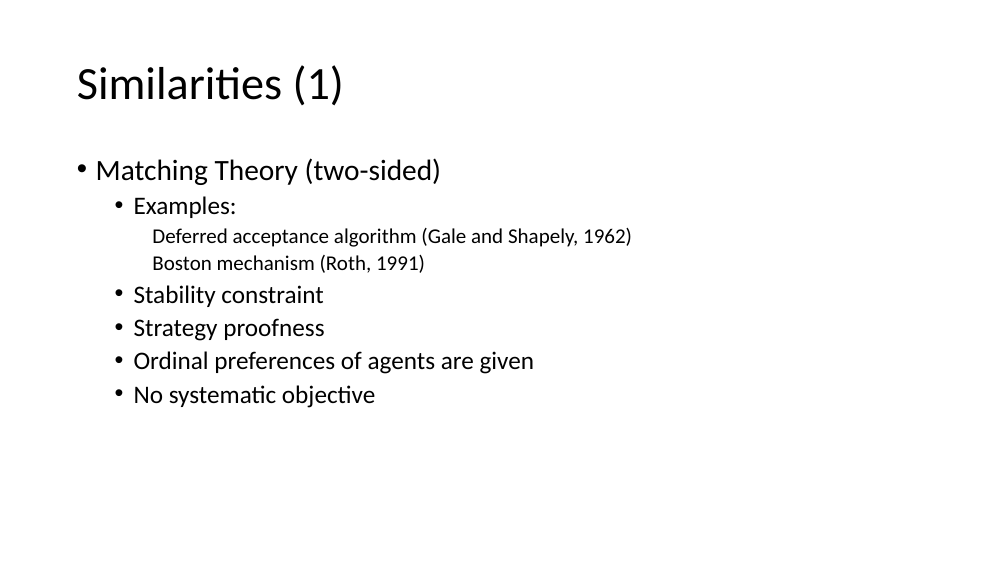
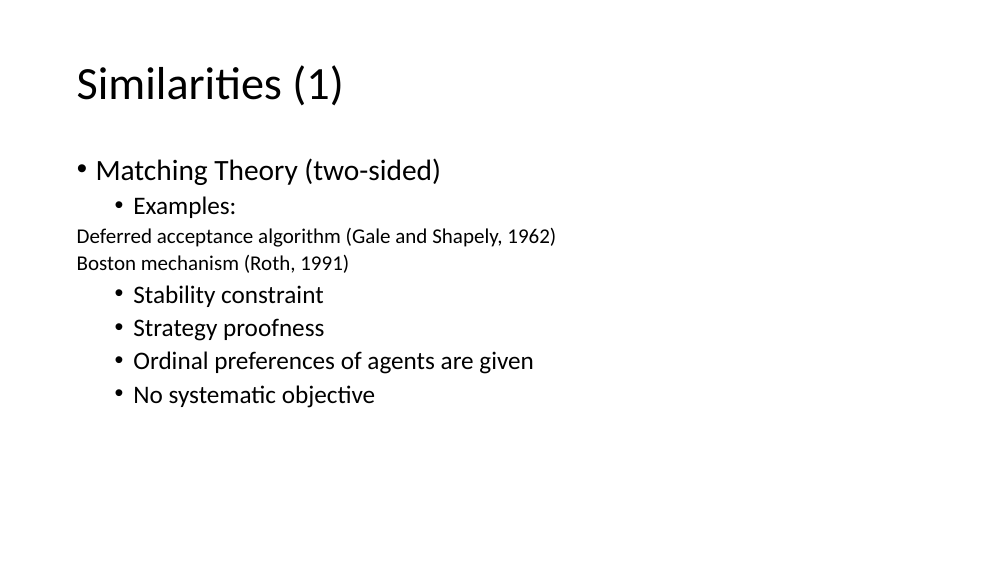
Before and after one commit to sirmarcis/CSP-Final-Project, a slide deck: slide 4 of CSP4.pptx. Drawn at 1008x567 pixels with LibreOffice and Linux fonts; fonts in the diff are those of the drawing. Boxes give left, top, right and bottom in pixels: in the first picture for what was removed or moved away, otherwise in the second. Text is boxed around its words. In the diff, an @@ line names an element or a change of style, - is before the commit and + after.

```diff
--- a/CSP4.pptx
+++ b/CSP4.pptx
@@ text "Matching Theory (two-sided)" at box(77, 158, 556, 408): less space between paragraphs; list level 3 to 1 in "Deferred acceptance algorithm (Gale and ..."; list level 3 to 1 in "Boston mechanism (Roth, 1991)" @@
```
Also in this commit, not shown: 9 other slides changed, 5 slides added, 1 slide removed.
